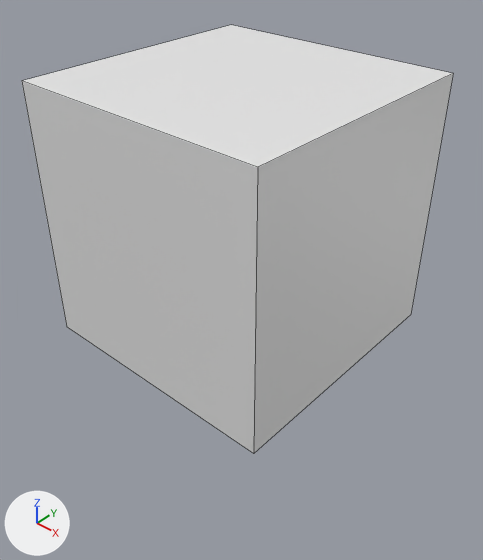
The Blender file 4th Section/UV Mapping.blend: old version first, new version second.
Rendered twice from a 50 mm lens placed at (2.92, -3.27, 2.35), pointed at (0.36, -0.39, -0.24). Arrows for +X, +Y and +Z are at lower left; the lights stay in place. The older version comes first. Mesh edges are drawn as thin lines.
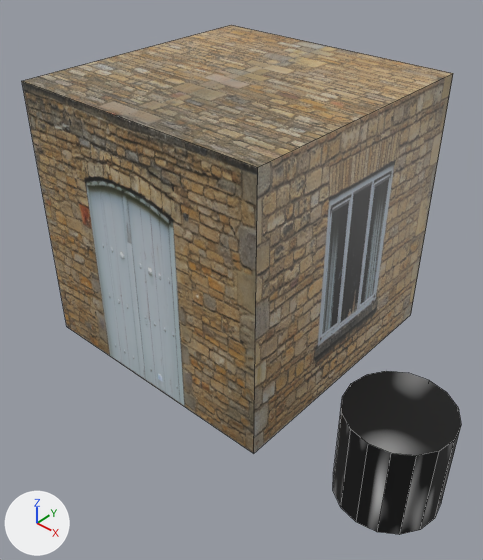
The newer file is also turned or shifted as a whole; pictures and numbers use the older file's frame.

What differs and where, as boxes (x1, y1, x2, y2) in the pictures (483 x 560 px):
```json
{"object": "Cylinder", "change": "added", "after": [333, 371, 461, 535]}
{"part": 1, "of": "me_cube", "change": "recoloured", "before": [22, 25, 453, 454], "after": [22, 25, 453, 454], "on screen": "white to brown"}
```

Scene script edits in JSON lines:
```json
{"op": "add", "block": "img_house_double_doors___stone___yellow_brick_png", "code": ["img_house_double_doors___stone___yellow_brick_png = load_image('house-double-doors---stone---yellow-brick.png', 'house-double-doors---stone---yellow-brick.png', 1261, 1926, 'sRGB')"]}
{"op": "add", "block": "mat_material_001", "code": ["mat_material_001 = principled_material('Material.001')", "mat_material_001.texture = img_house_double_doors___stone___yellow_brick_png"]}
{"op": "add", "block": "mat_material_002", "code": ["mat_material_002 = bpy.data.materials.new('Material.002')", "# nodes: BsdfPrincipled, Mapping, OutputMaterial, TexCoord, TexNoise"]}
{"block": "me_cube", "where": "me_cube.from_pydata(...)  # 8 vertices, 6 faces; spans x -1.0..1.0, y -1.0..1.0, z -1.0..1.0"}
{"block": "me_cube", "where": "# used by ob_cube; location = (0.0, 0.0, 0.0)"}
{"block": "me_cube", "change": "me_cube part 1: 6 faces spanning x -1.0..1.0, y -1.0..1.0, z -1.0..1.0 switch from mat_material (white #e7e7e7) to mat_material_001 (picture img_house_double_doors___stone___yellow_brick_png)"}
{"op": "add", "block": "me_cylinder", "code": ["me_cylinder = bpy.data.meshes.new('Cylinder')", "me_cylinder.from_pydata(...)  # a 16-sided cylinder along z spanning x -0.329..0.329, y -0.329..0.329, z -0.329..0.329", "me_cylinder.materials.append(mat_material_002)"]}
{"op": "add", "block": "ob_cylinder", "code": ["ob_cylinder = bpy.data.objects.new('Cylinder', me_cylinder)", "ob_cylinder.location = (1.784, -0.665, -0.671)"]}
```
